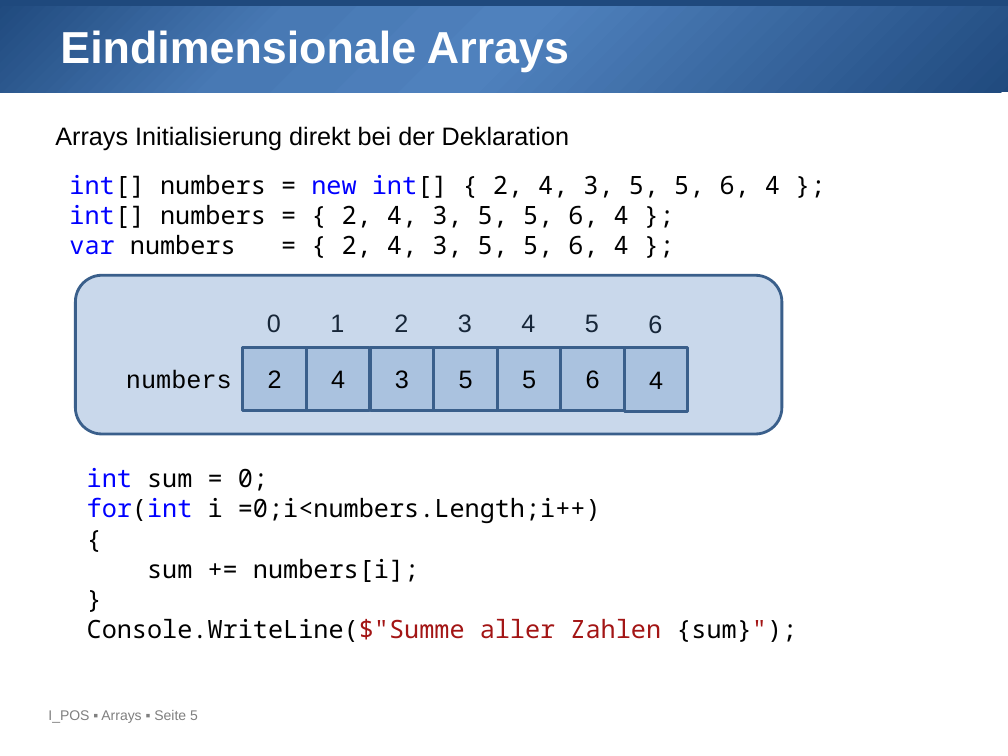
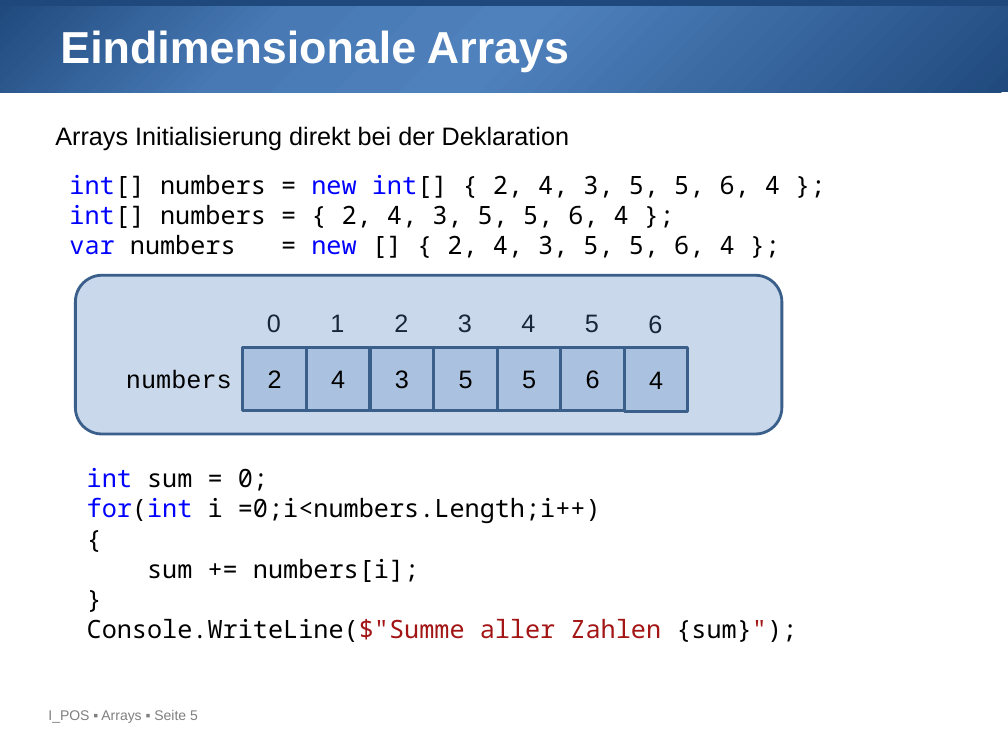
Before and after one commit to htl-leo-prog-1/examples-ha, a slide deck: slide 5 of 08_Arrays/08_Arrays.pptx. Drawn at 1008x756 pixels with LibreOffice and Linux fonts; fonts in the diff are those of the drawing; background and template pictures are left out. Boxes give left, top, right and bottom in pixels: in the first picture for what was removed or moved away, otherwise in the second. Text is boxed around its words. In the diff, an @@ line names an element or a change of style, - is before the commit and + after.

Commit message:
wrong array init in pptx

```diff
--- a/08_Arrays/08_Arrays.pptx
+++ b/08_Arrays/08_Arrays.pptx
@@ text at <box>69,235,735,258</box>: text changed @@
-var numbers = { 2, 4, 3, 5, 5, 6, 4 };
+var numbers = new [] { 2, 4, 3, 5, 5, 6, 4 };
```
Also in this commit, not shown: 1 other file.
